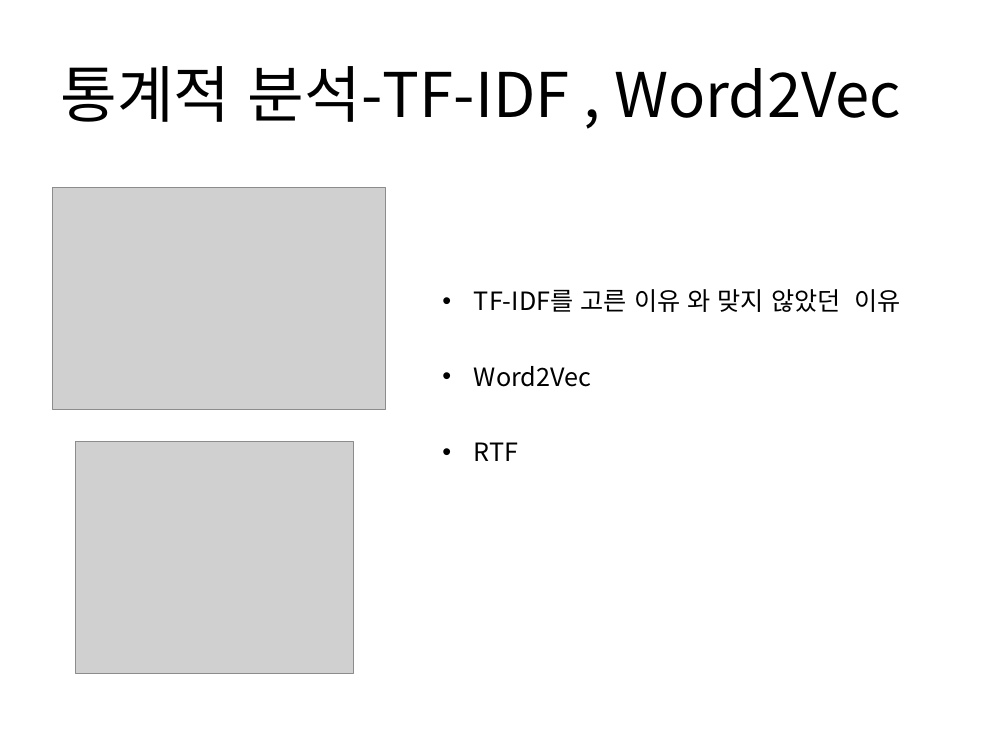
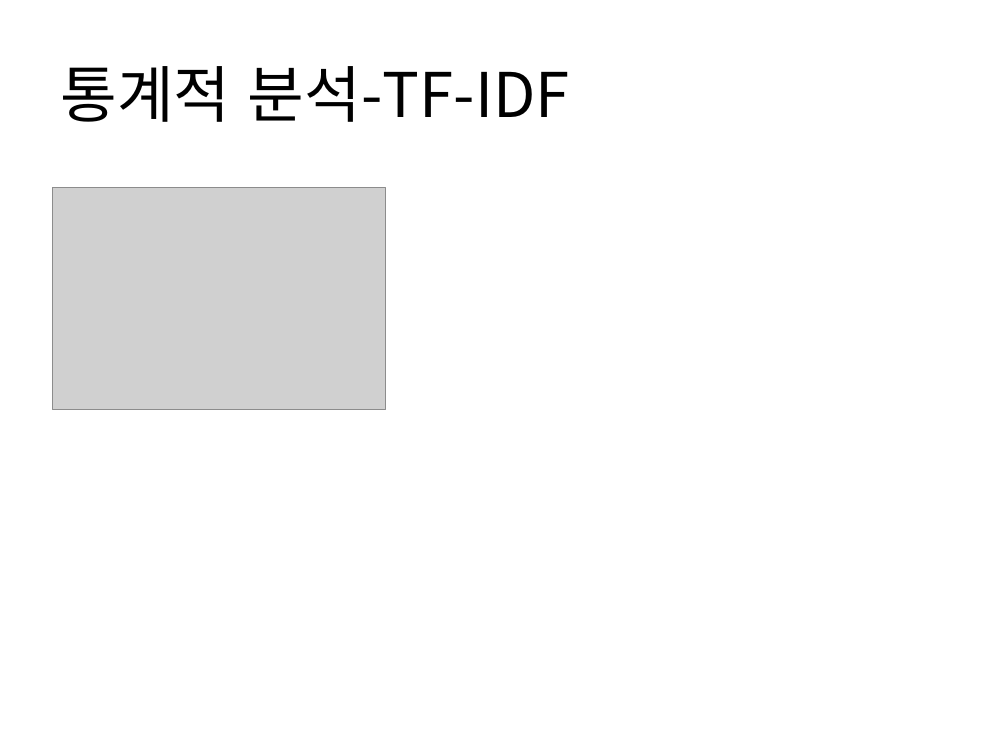
Before and after one commit to HaYongdae/issuewhatshow, a slide deck: slide 16 of doc/최종 PPT.pptx (slide 9 before the commit). Drawn at 1008x756 pixels with LibreOffice and Linux fonts; fonts in the diff are those of the drawing; grey boxes stand for pictures. Boxes give left, top, right and bottom in pixels: in the first picture for what was removed or moved away, otherwise in the second. Text is boxed around its words. In the diff, an @@ line names an element or a change of style, - is before the commit and + after.

```diff
--- a/doc/최종 PPT.pptx
+++ b/doc/최종 PPT.pptx
@@ title at bbox=[60, 66, 570, 122]: text changed @@
-통계적 분석-TF-IDF , Word2Vec
+통계적 분석-TF-IDF
@@ text removed at bbox=[474, 289, 901, 461] @@
-• TF-IDF를 고른 이유 와 맞지 않았던 이유
-• Word2Vec
-• RTF
@@ picture removed at bbox=[76, 442, 354, 673] @@
```
Also in this commit, not shown: 3 other slides changed, 16 slides added, 3 slides removed.
